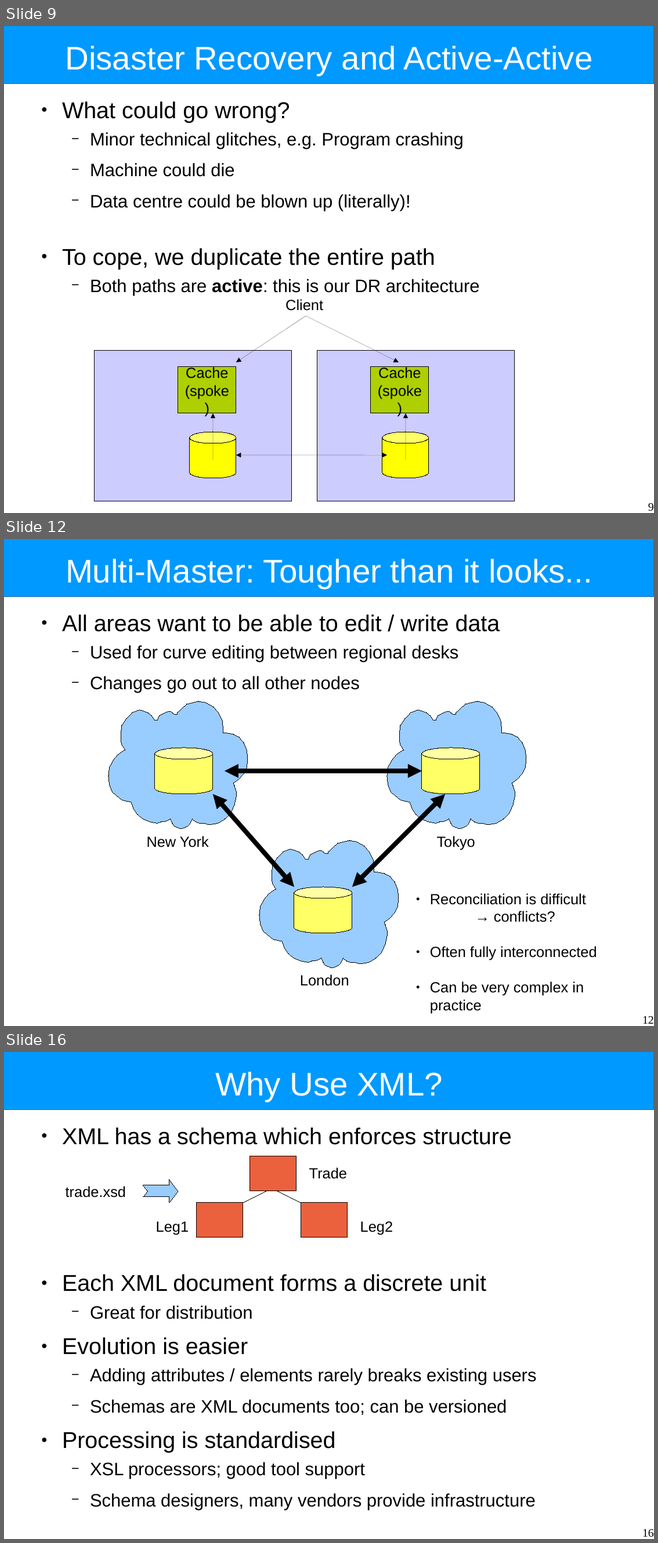
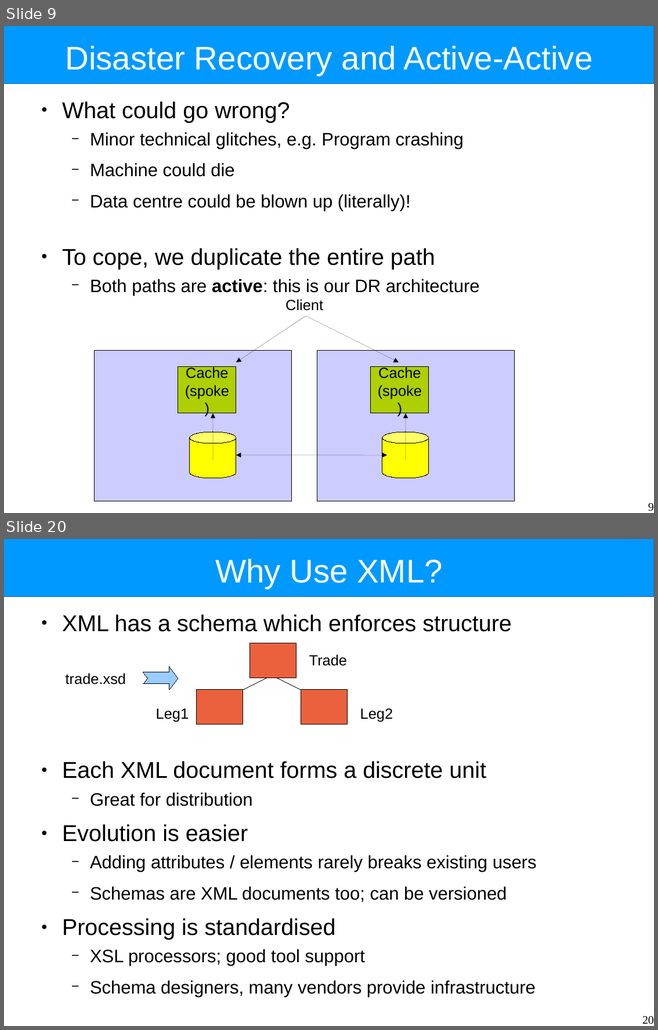
Before and after one commit to Intrinsarc/intrinsarc-evolve, a slide deck: Academic Work/lectures/data-distribution-architectures.odp. Shown one above the other, each under a label of ours: slides 9, 12 and 16 before the commit, slides 9 and 20 after it; the slides between them are not shown. The pictures are 658x1543 and 658x1030 pixels, drawn with LibreOffice and Linux fonts; fonts in the diff are those of the drawing. Boxes give left, top, right and bottom in pixels: in the first picture for what was removed or moved away, otherwise in the second. Text is boxed around its words. In the diff, an @@ line names an element or a change of style, - is before the commit and + after.

```diff
--- a/Academic Work/lectures/data-distribution-architectures.odp
+++ b/Academic Work/lectures/data-distribution-architectures.odp
@@ slide 12 removed at [4,539,654,1026], background #FFFFFF; not listed: 1 template element that a slide beside it also shows @@
@@ title removed at [65,559,592,588] @@
-Multi-Master: Tougher than it looks...
@@ text removed at [62,614,500,693] @@
-● All areas want to be able to edit / write data
-  − Used for curve editing between regional desks
-  − Changes go out to all other nodes
@@ freeform shape removed at [108,702,248,830] @@
@@ freeform shape removed at [387,702,526,830] @@
@@ cylinder removed at [155,748,213,794] @@
@@ cylinder removed at [422,748,480,794] @@
@@ double arrow removed from (224, 771) to (422, 771) @@
@@ double arrow removed from (213, 794) to (294, 888) @@
@@ double arrow removed from (445, 794) to (353, 888) @@
@@ text removed at [147,836,209,848] @@
-New York
@@ freeform shape removed at [259,841,398,969] @@
@@ text removed at [437,836,475,850] @@
-Tokyo
@@ cylinder removed at [294,888,352,934] @@
@@ text removed at [430,893,597,1013] @@
-● Reconciliation is difficult
-  → conflicts?
-● Often fully interconnected
-● Can be very complex in practice
@@ text removed at [300,975,349,986] @@
-London
@@ page number removed at [642,1016,654,1024] @@
-12
@@ what was slide 16 is now slide 20 @@
@@ page number at [642,1016,654,1024]: text changed @@
-16
+20
```
Also in this commit, not shown: 7 slides changed, 10 slides added, 5 other slides removed, 3 other files.
